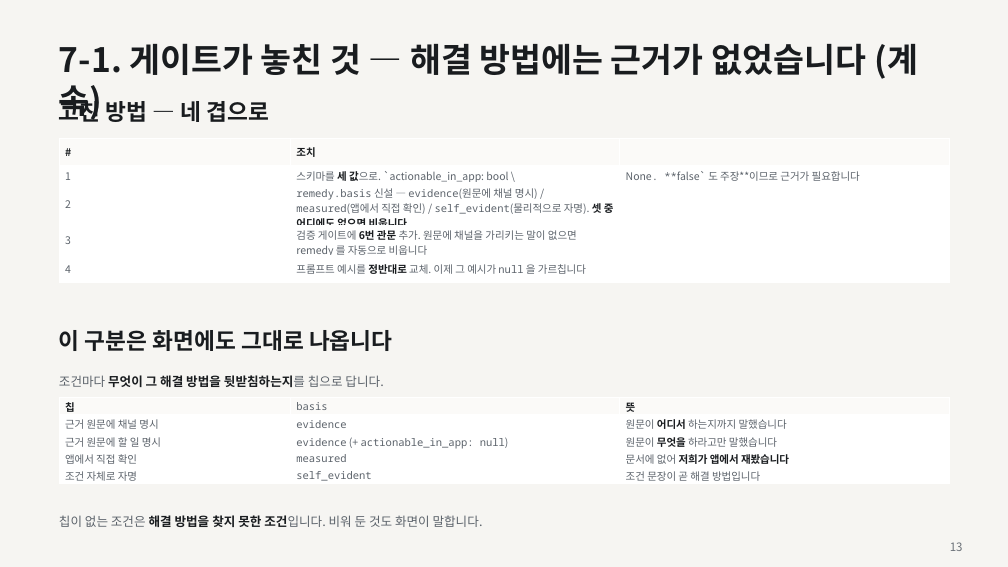
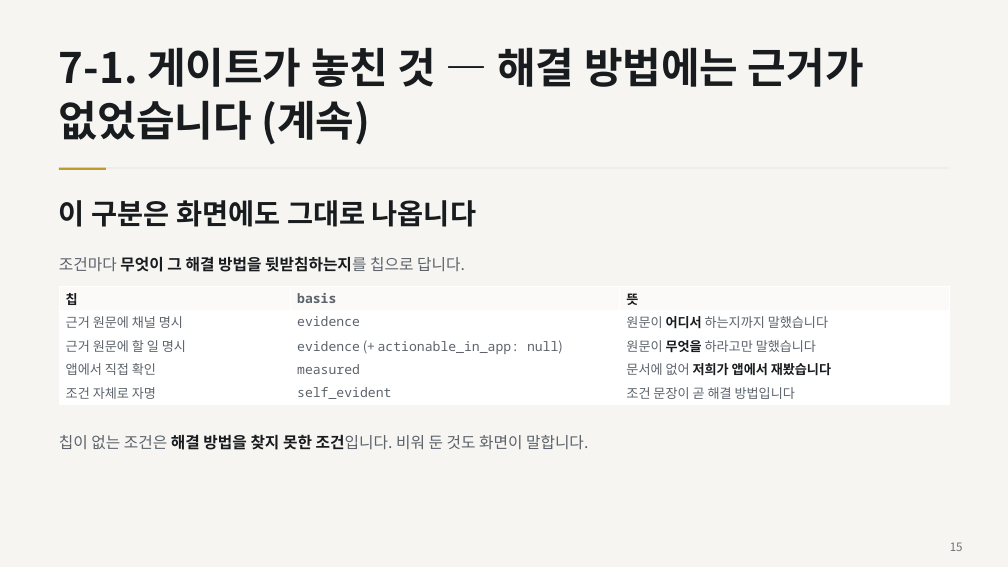
Before and after one commit to ChoHyeonChan/kb-ai-challenge-2026, a slide deck: slide 15 of docs/기술설명서.pptx (slide 13 before the commit). Drawn at 1008x567 pixels with LibreOffice and Linux fonts; fonts in the diff are those of the drawing. Boxes give left, top, right and bottom in pixels: in the first picture for what was removed or moved away, otherwise in the second. Text is boxed around its words. In the diff, an @@ line names an element or a change of style, - is before the commit and + after.

```diff
--- a/docs/기술설명서.pptx
+++ b/docs/기술설명서.pptx
@@ text "7-1. 게이트가 놓친 것 — ..." at (59, 47, 864, 145): size 32 to 40 pt; line spacing 1 to 1.05 @@
@@ text removed at (59, 97, 270, 126) @@
-고친 방법 — 네 겹으로
@@ table removed at (59, 138, 950, 278), 5 rows, 3 columns @@
-# | 조치 | 
-1 | 스키마를 세 값으로. `actionable_in_app: bool \ | None. **false` 도 주장**이므로 근거가 필요합니다
-2 | remedy.basis 신설 — evidence(원문에 채널 명시) / measured(앱에서 직접 확인) / self_evident(물리적으로 자명). 셋 중 어디에도 없으면 비웁니다 | 
-3 | 검증 게이트에 6번 관문 추가. 원문에 채널을 가리키는 말이 없으면 remedy 를 자동으로 비웁니다 | 
-4 | 프롬프트 예시를 정반대로 교체. 이제 그 예시가 null 을 가르칩니다 | 
@@ rectangle added at (59, 168, 949, 169), fill #E4E1DB @@
@@ rectangle added at (59, 168, 106, 170), fill #C19A2E @@
@@ text "이 구분은 화면에도 그대로 나옵니다": place and size @@
-text "이 구분은 화면에도 그대로 나옵니다" at (59, 330, 392, 351)
+text "이 구분은 화면에도 그대로 나옵니다" at (59, 200, 476, 227)
@@ text "이 구분은 화면에도 그대로 나옵니다" at (59, 200, 476, 227): size 21.6 to 27 pt; line spacing 1 to 1.05 @@
@@ text "조건마다 무엇이 그 해결 방법을 ..." at (59, 256, 465, 272): size 12 to 15 pt @@
@@ text "조건마다 무엇이 그 해결 방법을 ...": place and size @@
-text "조건마다 무엇이 그 해결 방법을 ..." at (59, 375, 383, 387)
+text "조건마다 무엇이 그 해결 방법을 ..." at (59, 256, 465, 272)
@@ table at (59, 287, 950, 405) @@
@@ size 10 to 12.5 pt @@
@@ bold on in "basis" @@
@@ table: place and size @@
-table at (59, 398, 950, 485)
+table at (59, 287, 950, 405)
@@ text "칩이 없는 조건은 해결 방법을 ...": place and size @@
-text "칩이 없는 조건은 해결 방법을 ..." at (59, 515, 483, 527)
+text "칩이 없는 조건은 해결 방법을 ..." at (59, 434, 588, 450)
@@ text "칩이 없는 조건은 해결 방법을 ..." at (59, 434, 588, 450): size 12 to 15 pt @@
```
Also in this commit, not shown: 33 other slides changed, 3 slides added, 1 slide removed, 2 other files.
